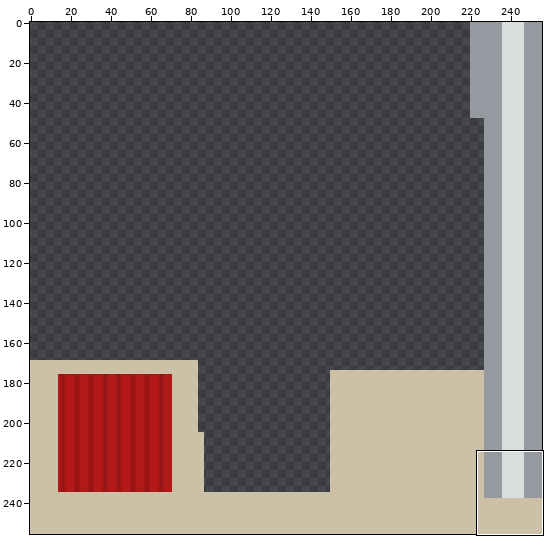
Sprite sheet, stored at assets/bleach/models/Zanpakuto.png. Above: a wide view before the commit, with the close-up outlined.
Close-up. The starting point:
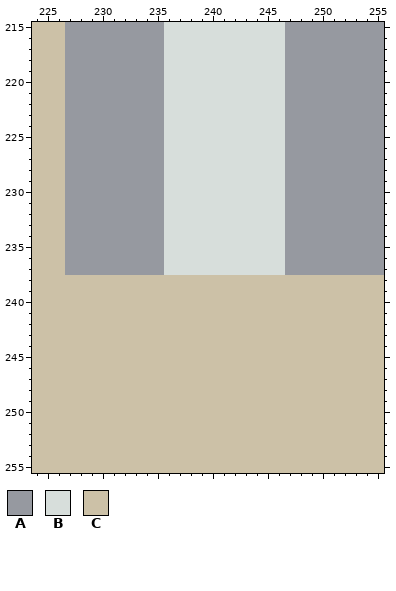
The file is 256x256 pixels. Colours within 5 levels of each other are drawn and written as one. Shown: x 224..255, y 215..255. The commit also changed other parts of the picture, which this record leaves out.
Palette (. is transparent): A #9699a0  B #d7dedb  C #ccc1a7
Pixels before, first column x 224:
215 CCCAAAAAAAAABBBBBBBBBBBAAAAAAAAA
216 CCCAAAAAAAAABBBBBBBBBBBAAAAAAAAA
217 CCCAAAAAAAAABBBBBBBBBBBAAAAAAAAA
218 CCCAAAAAAAAABBBBBBBBBBBAAAAAAAAA
219 CCCAAAAAAAAABBBBBBBBBBBAAAAAAAAA
220 CCCAAAAAAAAABBBBBBBBBBBAAAAAAAAA
221 CCCAAAAAAAAABBBBBBBBBBBAAAAAAAAA
222 CCCAAAAAAAAABBBBBBBBBBBAAAAAAAAA
223 CCCAAAAAAAAABBBBBBBBBBBAAAAAAAAA
224 CCCAAAAAAAAABBBBBBBBBBBAAAAAAAAA
225 CCCAAAAAAAAABBBBBBBBBBBAAAAAAAAA
226 CCCAAAAAAAAABBBBBBBBBBBAAAAAAAAA
227 CCCAAAAAAAAABBBBBBBBBBBAAAAAAAAA
228 CCCAAAAAAAAABBBBBBBBBBBAAAAAAAAA
229 CCCAAAAAAAAABBBBBBBBBBBAAAAAAAAA
230 CCCAAAAAAAAABBBBBBBBBBBAAAAAAAAA
231 CCCAAAAAAAAABBBBBBBBBBBAAAAAAAAA
232 CCCAAAAAAAAABBBBBBBBBBBAAAAAAAAA
233 CCCAAAAAAAAABBBBBBBBBBBAAAAAAAAA
234 CCCAAAAAAAAABBBBBBBBBBBAAAAAAAAA
235 CCCAAAAAAAAABBBBBBBBBBBAAAAAAAAA
236 CCCAAAAAAAAABBBBBBBBBBBAAAAAAAAA
237 CCCAAAAAAAAABBBBBBBBBBBAAAAAAAAA
238 CCCCCCCCCCCCCCCCCCCCCCCCCCCCCCCC
239 CCCCCCCCCCCCCCCCCCCCCCCCCCCCCCCC
240 CCCCCCCCCCCCCCCCCCCCCCCCCCCCCCCC
241 CCCCCCCCCCCCCCCCCCCCCCCCCCCCCCCC
242 CCCCCCCCCCCCCCCCCCCCCCCCCCCCCCCC
243 CCCCCCCCCCCCCCCCCCCCCCCCCCCCCCCC
244 CCCCCCCCCCCCCCCCCCCCCCCCCCCCCCCC
245 CCCCCCCCCCCCCCCCCCCCCCCCCCCCCCCC
246 CCCCCCCCCCCCCCCCCCCCCCCCCCCCCCCC
247 CCCCCCCCCCCCCCCCCCCCCCCCCCCCCCCC
248 CCCCCCCCCCCCCCCCCCCCCCCCCCCCCCCC
249 CCCCCCCCCCCCCCCCCCCCCCCCCCCCCCCC
250 CCCCCCCCCCCCCCCCCCCCCCCCCCCCCCCC
251 CCCCCCCCCCCCCCCCCCCCCCCCCCCCCCCC
252 CCCCCCCCCCCCCCCCCCCCCCCCCCCCCCCC
253 CCCCCCCCCCCCCCCCCCCCCCCCCCCCCCCC
254 CCCCCCCCCCCCCCCCCCCCCCCCCCCCCCCC
255 CCCCCCCCCCCCCCCCCCCCCCCCCCCCCCCC
After:
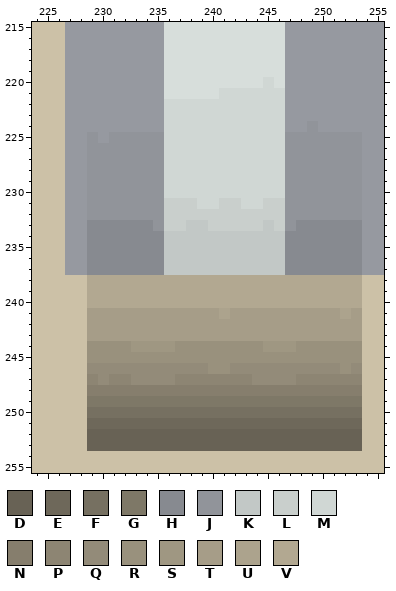
Colours new in this view: D #686255  E #6e685a  F #767061  G #7e7867  H #878a90  J #91949a  K #c2c8c6  L #c9cfcc  M #d0d7d4  N #867e6d  P #8d8573  Q #938b79  R #99917d  S #9f9782  T #a69d88  U #aca38d  V #b2a891
From old to new:
Changed rows in their new state; - is an unchanged pixel.
first column x 229:
220 ----------------M--------
221 ------------MMMMMM-------
222 -------MMMMMMMMMMM-------
223 -------MMMMMMMMMMM-------
224 -------MMMMMMMMMMM--J----
225 J-JJJJJMMMMMMMMMMMJJJJJJJ
226 JJJJJJJMMMMMMMMMMMJJJJJJJ
227 JJJJJJJMMMMMMMMMMMJJJJJJJ
228 JJJJJJJMMMMMMMMMMMJJJJJJJ
229 JJJJJJJMMMMMMMMMMMJJJJJJJ
230 JJJJJJJMMMMMMMMMMMJJJJJJJ
231 JJJJJJJLLLMMLLMMLLJJJJJJJ
232 JJJJJJJLLLLLLLLLLLJJJJJJJ
233 HHHHHHJLLKKLLLLLKLJHHHHHH
234 HHHHHHHKKKKKKKKKKKHHHHHHH
235 HHHHHHHKKKKKKKKKKKHHHHHHH
236 HHHHHHHKKKKKKKKKKKHHHHHHH
237 HHHHHHHKKKKKKKKKKKHHHHHHH
238 VVVVVVVVVVVVVVVVVVVVVVVVV
239 VVVVVVVVVVVVVVVVVVVVVVVVV
240 VVVVVVVVVVVVVVVVVVVVVVVVV
241 TTTTTTTTTTTTUTTTTTTTTTTUT
242 TTTTTTTTTTTTTTTTTTTTTTTTT
243 TTTTTTTTTTTTTTTTTTTTTTTTT
244 RRRRSSSSRRRRRRRRSSSRRRRRR
245 RRRRRRRRRRRRRRRRRRRRRRRRR
246 QQQQQQQQQQQRRQQQQQQQQQQRQ
247 PQPPQQQQPPPPPPPQQQQPPPPPP
248 NNNNNNNNNNNNNNNNNNNNNNNNN
249 GGGGGGGGGGGGGGGGGGGGGGGGG
250 FFFFFFFFFFFFFFFFFFFFFFFFF
251 EEEEEEEEEEEEEEEEEEEEEEEEE
252 DDDDDDDDDDDDDDDDDDDDDDDDD
253 DDDDDDDDDDDDDDDDDDDDDDDDD
Changed places in both close-ups, as pixel boxes (x1, y1, x2, y2):
changed: (87, 77, 362, 451)
